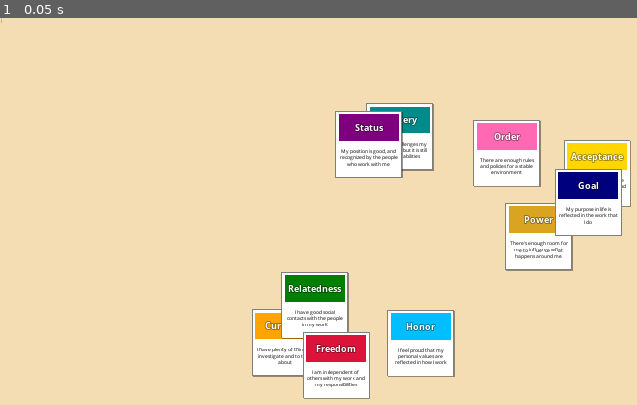
Above: before the commit, frame 1.
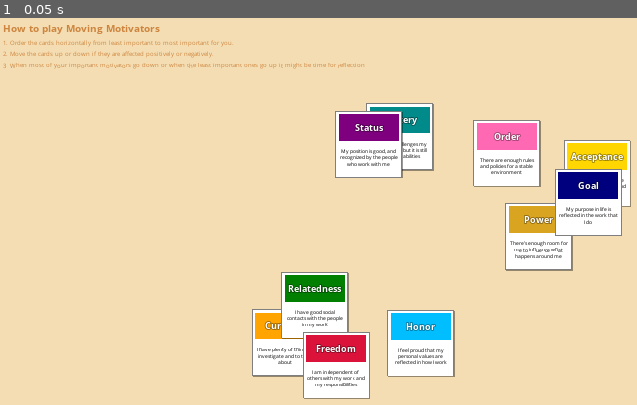
Above: after the commit, the same moment.

Repository: gediminasz/moving-motivators
Game: Godot game, scene res://Root.tscn
Two runs of this game, one before a commit and one after it. Both use one fixed random seed, a clock stepped at 60 frames per second and the inputs below.
Inputs:
- Up to frame 1 (0.05 s): no input

The runs differ from the first frame. In frame 1, 0.9% of the frame differs, in the area x 0-58%, y 0-14%.

Commit message:
Add description how to play

Diff:
--- a/Root.gd
+++ b/Root.gd
@@ -77,8 +77,6 @@
 
 
 func _process(delta):
-    $Label.text = str(Engine.get_frames_per_second())
-
     if picked_card:
         picked_card.position = get_global_mouse_position() + shift
 
--- a/Root.tscn
+++ b/Root.tscn
@@ -1,6 +1,15 @@
-[gd_scene load_steps=2 format=2]
+[gd_scene load_steps=6 format=2]
 
 [ext_resource path="res://Root.gd" type="Script" id=1]
+[ext_resource path="res://OpenSans-Bold.ttf" type="DynamicFontData" id=2]
+[ext_resource path="res://OpenSans-Regular.ttf" type="DynamicFontData" id=3]
+
+[sub_resource type="DynamicFont" id=1]
+size = 24
+font_data = ExtResource( 2 )
+
+[sub_resource type="DynamicFont" id=2]
+font_data = ExtResource( 3 )
 
 [node name="Root" type="Node2D"]
 script = ExtResource( 1 )
@@ -9,10 +18,34 @@
 position = Vector2( 960, 540 )
 scale = Vector2( 10, 10 )
 
-[node name="Label" type="Label" parent="."]
-margin_right = 128.0
-margin_bottom = 64.0
-text = "Label"
+[node name="Control" type="Control" parent="."]
+margin_left = 8.0
+margin_top = 8.0
+margin_right = 1912.0
+margin_bottom = 1072.0
 __meta__ = {
 "_edit_use_anchors_": false
 }
+
+[node name="Title" type="Label" parent="Control"]
+margin_right = 320.0
+margin_bottom = 40.0
+custom_fonts/font = SubResource( 1 )
+custom_colors/font_color = Color( 0.803922, 0.521569, 0.247059, 1 )
+text = "How to play Moving Motivators	"
+__meta__ = {
+"_edit_use_anchors_": false
+}
+
+[node name="Label" type="Label" parent="Control"]
+margin_top = 40.0
+margin_right = 984.0
+margin_bottom = 216.0
+custom_fonts/font = SubResource( 2 )
+custom_colors/font_color = Color( 0.803922, 0.521569, 0.247059, 1 )
+custom_constants/line_spacing = 6
+text = "1. Order the cards horizontally from least important to most important for you.
+2. Move the cards up or down if they are affected positively or negatively.
+3. When most of your important motivators go down or when the least important ones go up it might be time for reflection."
+autowrap = true
+clip_text = true
